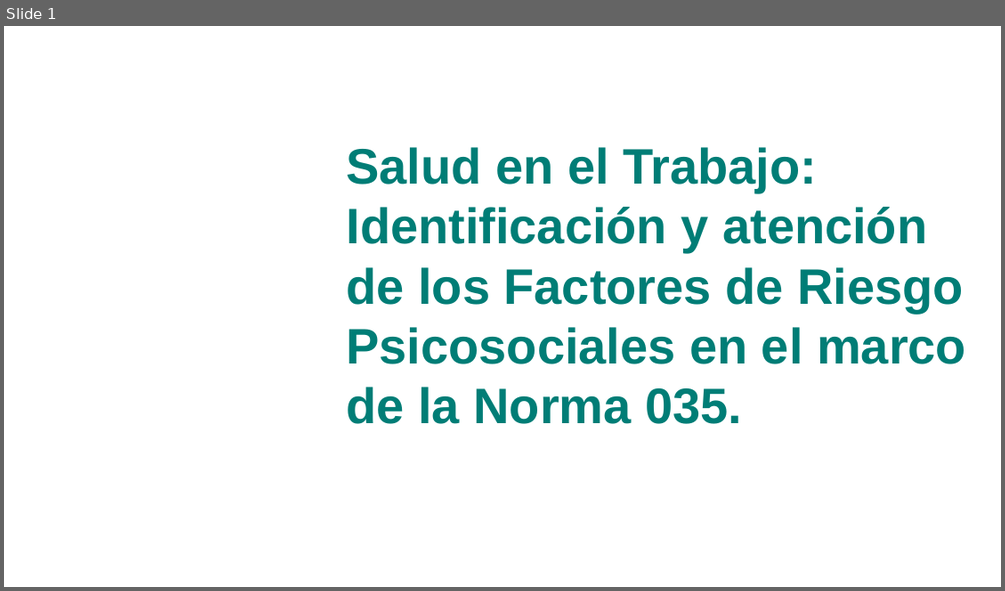
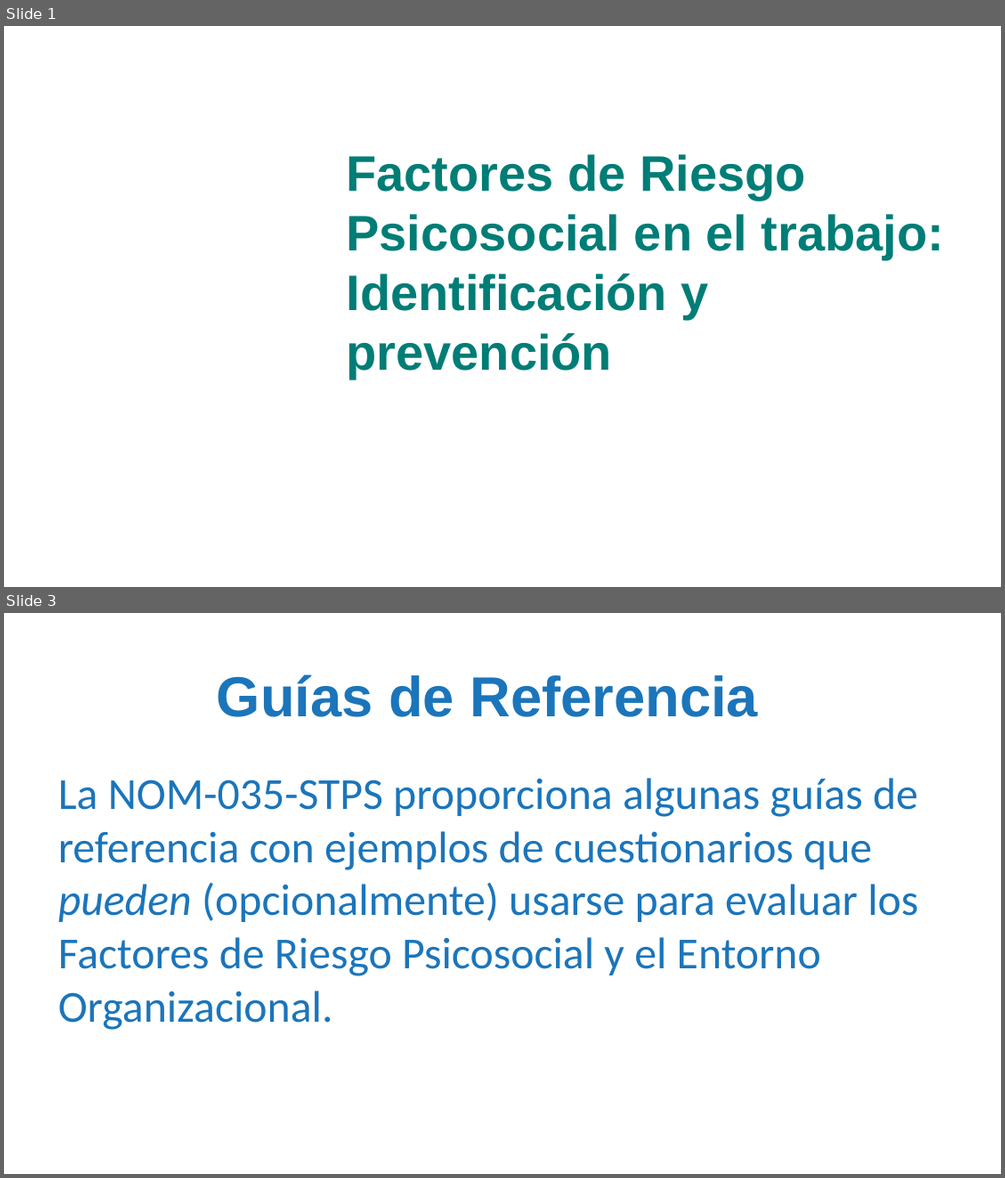
Before and after one commit to Adrifelcha/afchavez-019, a slide deck: Applied Cognitive Diagnostics/Curso Breve - FRP/Mis presentaciones/CB_Modulo-4 - Protocolos.pptx. Shown one above the other, each under a label of ours: slide 1 before the commit, slides 1 and 3 after it; the slides between them are not shown. The pictures are 1005x591 and 1005x1178 pixels, drawn with LibreOffice and Linux fonts; fonts in the diff are those of the drawing; background and template pictures are left out. Boxes give left, top, right and bottom in pixels: in the first picture for what was removed or moved away, otherwise in the second. Text is boxed around its words. In the diff, an @@ line names an element or a change of style, - is before the commit and + after.

```diff
--- a/Applied Cognitive Diagnostics/Curso Breve - FRP/Mis presentaciones/CB_Modulo-4 - Protocolos.pptx
+++ b/Applied Cognitive Diagnostics/Curso Breve - FRP/Mis presentaciones/CB_Modulo-4 - Protocolos.pptx
@@ slide 3 added at (x1=4, y1=613, x2=1001, y2=1174), background picture (left out) @@
@@ text added at (x1=217, y1=674, x2=759, y2=717), 40.7 pt, text #1B75BB, bold @@
+Guías de Referencia
@@ text added at (x1=58, y1=778, x2=918, y2=1030), 32 pt, text #1B75BB @@
+La NOM-035-STPS proporciona algunas guías de referencia con ejemplos de cuestionarios que pueden (opcionalmente) usarse para evaluar los Factores de Riesgo Psicosocial y el Entorno Organizacional.
@@ slide 1 changed as well @@
@@ title at (x1=347, y1=154, x2=944, y2=378): text changed @@
-Salud en el Trabajo: Identificación y atención de los Factores de Riesgo Psicosociales en el marco de la Norma 035.
+Factores de Riesgo Psicosocial en el trabajo: Identificación y prevención
```
Also in this commit, not shown: 2 other slides added, 1 slide removed, 54 other files.
